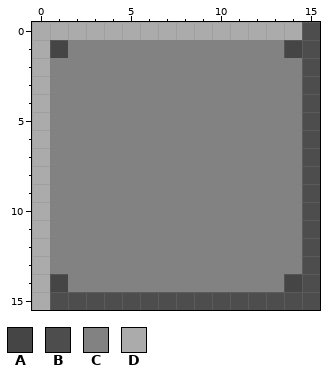
Pixel-art file, stored at TheClottingDefender/Assets/Gfx/raw/wand_Prothese.ase. The picture above is the old version.
16x16 pixels, 1 frame. Colours within 5 levels of each other are drawn and written as one.
Palette (. is transparent): A #454545  B #4d4d4d  C #828282  D #ababab
Pixels before, first column x 0:
 0 DDDDDDDDDDDDDDDB
 1 DACCCCCCCCCCCCAB
 2 DCCCCCCCCCCCCCCB
 3 DCCCCCCCCCCCCCCB
 4 DCCCCCCCCCCCCCCB
 5 DCCCCCCCCCCCCCCB
 6 DCCCCCCCCCCCCCCB
 7 DCCCCCCCCCCCCCCB
 8 DCCCCCCCCCCCCCCB
 9 DCCCCCCCCCCCCCCB
10 DCCCCCCCCCCCCCCB
11 DCCCCCCCCCCCCCCB
12 DCCCCCCCCCCCCCCB
13 DCCCCCCCCCCCCCCB
14 DACCCCCCCCCCCCAB
15 DBBBBBBBBBBBBBBB
Now the later version:
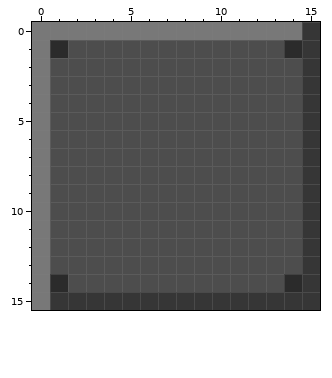
The exact change:
Colour A changes from #454545 to #2b2b2b.
Colour B changes from #4d4d4d to #363636.
Colour C changes from #828282 to #4d4d4d.
Colour D changes from #ababab to #787878.
Where, in picture pixels (left, top, right, bottom), the same in both pictures:
changed: (32, 22, 320, 310)
